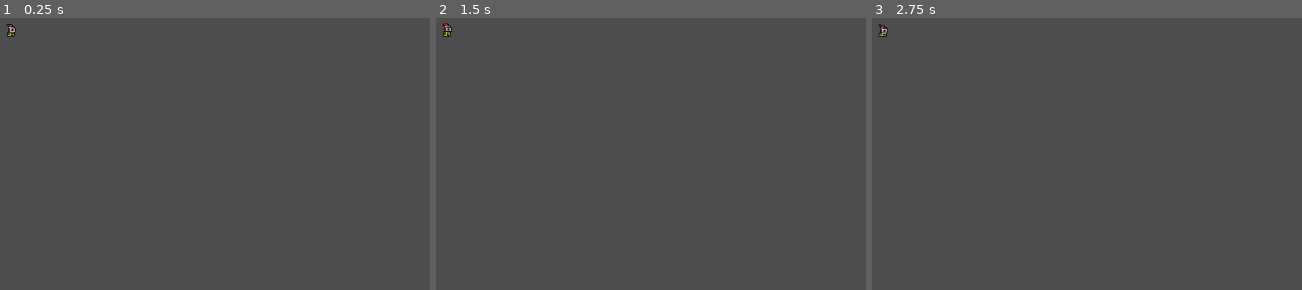
Above: before the commit, frames 1-3 (left to right).
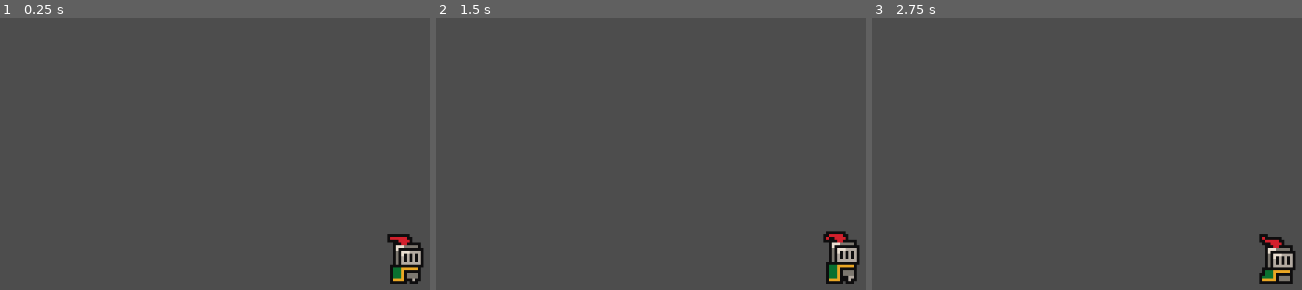
Above: after the commit, the same moments.

Repository: 11milica/easy-game
Game: Godot game, scene res://scenes/game.tscn
Two runs of this game, one before a commit and one after it. Both use one fixed random seed, a clock stepped at 60 frames per second and the inputs below.
Inputs:
- Up to frame 1 (0.25 s): no input
- Up to frame 2 (1.5 s): tap Enter (ui_accept) at 0.5, 0.77 s; hold Right (ui_right) from 0.53 s (still down)
- Up to frame 3 (2.75 s): tap Enter (ui_accept) at 1.52 s; release Right (ui_right) at 2.03 s; hold Left (ui_left) from 2.03 s (still down)

The runs differ from the first frame. In frame 1, 1.3% of the frame differs, in the area x 1-99%, y 2-98%; in frame 2, 1.4%, in the area x 1-99%, y 1-98%; in frame 3, 1.3%.

Commit message:
Add Camera2D

Diff:
--- a/scenes/game.tscn
+++ b/scenes/game.tscn
@@ -6,3 +6,7 @@
 
 [node name="Player" parent="." instance=ExtResource("1_uwrxv")]
 position = Vector2(18, 27)
+
+[node name="Camera2D" type="Camera2D" parent="."]
+position = Vector2(15, 12)
+zoom = Vector2(4, 4)
